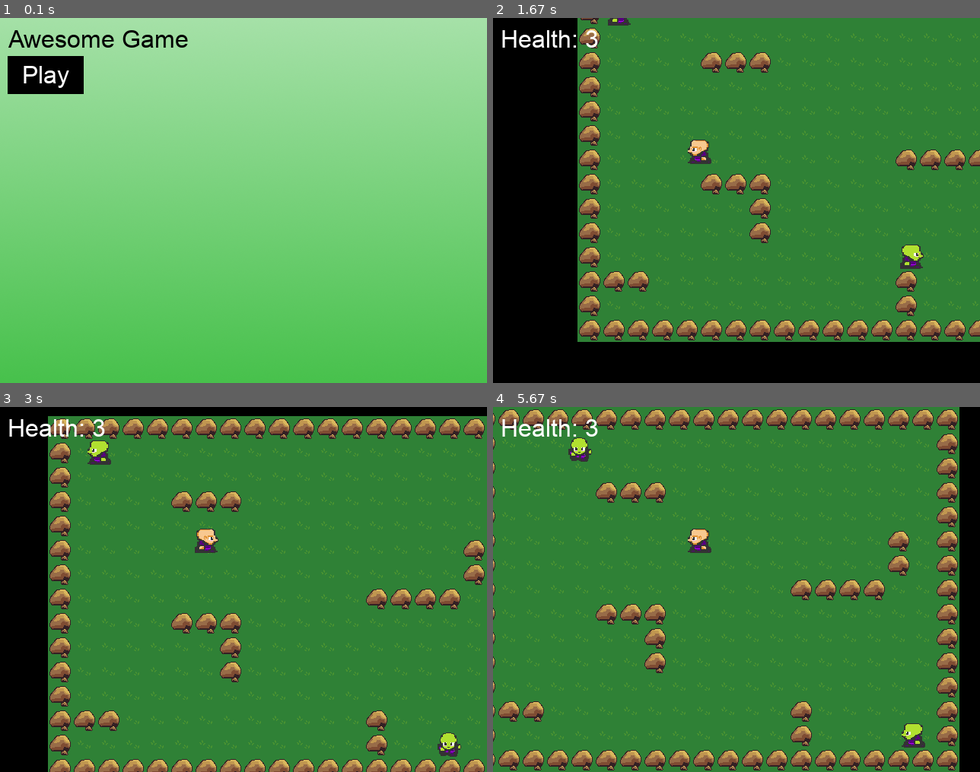
Above: before the commit, frames 1-4 (two rows, left to right).
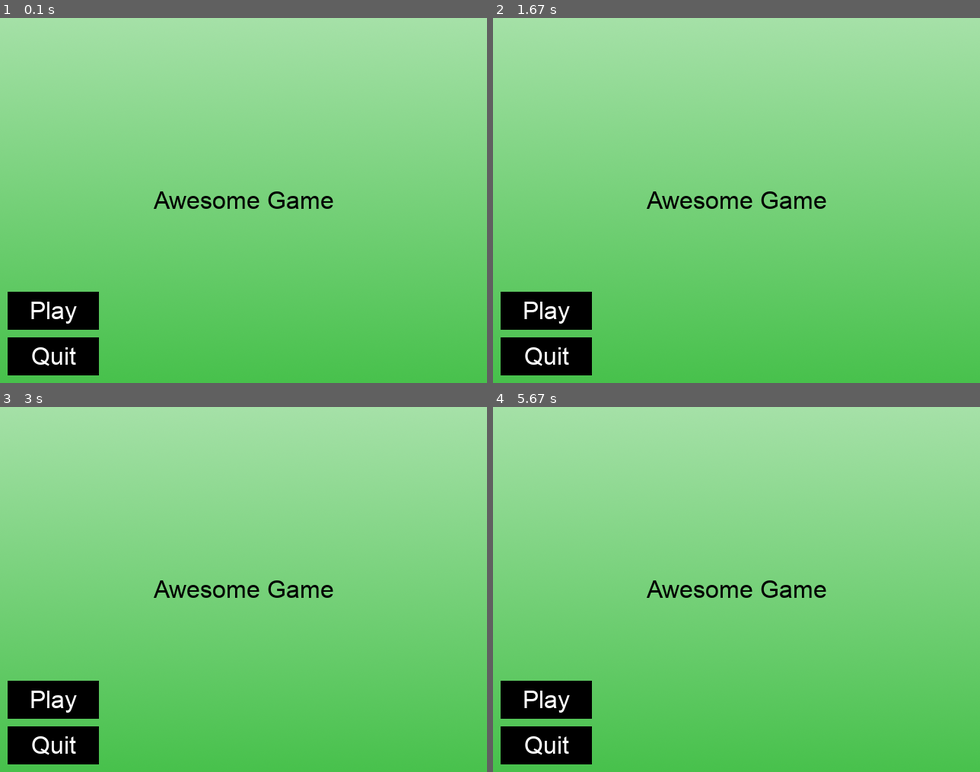
Above: after the commit, the same moments.

Repository: slavetodamachine/PygameRPG
Game: pygame game, started from main.py
Two runs of this game, one before a commit and one after it. Both use one fixed random seed, a clock stepped at 60 frames per second and the inputs below.
Inputs (mouse positions are in pixels of both pictures, inside the frame that each line leads up to):
- Up to frame 1 (0.1 s): no input
- Up to frame 2 (1.67 s): press the mouse at (536, 76) at 0.37 s; move the mouse to (634, 156) at 0.47 s; release the mouse at (731, 240) at 0.6 s; hold Left 0.67-1.2 s; move the mouse to (634, 61) at 0.7 s; hold Down 1.23-1.53 s; hold Left from 1.57 s (still down)
- Up to frame 3 (3 s): release Left at 1.97 s; hold Up 2-2.37 s; hold Right from 2.4 s (still down)
- Up to frame 4 (5.67 s): release Right at 3.03 s; tap Space at 3.07 s; hold Down 3.4-3.77 s; hold Left 3.8-4.27 s; hold Right 4.3-4.77 s; hold Up 4.8-5.1 s; hold Right 5.13-5.6 s; hold Left from 5.63 s (still down)

The runs differ from the first frame. In frame 1, 6.9% of the frame differs, in the area x 1-69%, y 3-98%; in frame 2, 97%; in frame 3, 98%; in frame 4, 100%, in the area x 0-100%, y 0-100%.

Commit message:
Edited y-coordinates of buttons so quit is on bottom; added newline at end of config.py

Diff:
--- a/main.py
+++ b/main.py
@@ -21,7 +21,6 @@
         self.attack_spritesheet = Spritesheet('img/attack.png')
         self.intro_background = pygame.image.load('./img/introbackground.png')
         self.go_background = pygame.image.load('./img/gameover.png')
-        self.gw_backgrond = pygame.Color('blue')
 
     def createTilemap(self):
         # Create the tilemap based on the tilemap data
@@ -109,8 +108,8 @@
         text = self.font.render("You Win!", True, WHITE)
         text_rect = text.get_rect(center=(WIN_WIDTH/2, WIN_HEIGHT/2))
 
-        restart_button = Button(10, WIN_HEIGHT - 60, 120, 50, WHITE, BLACK, 'Restart', 32)
-        quit_button = Button(10, WIN_HEIGHT - 120, 120, 50, WHITE, BLACK, 'Quit', 32)
+        restart_button = Button(10, WIN_HEIGHT - 120, 120, 50, WHITE, BLACK, 'Restart', 32)
+        quit_button = Button(10, WIN_HEIGHT - 60, 120, 50, WHITE, BLACK, 'Quit', 32)
 
         for sprite in self.all_sprites:
             sprite.kill()
@@ -131,7 +130,7 @@
             if quit_button.is_pressed(mouse_pos, mouse_pressed):
                 self.running = False
 
-            self.screen.fill(BLUE)
+            self.screen.fill((0, 0, 255))  # Fill the screen with BLUE
             self.screen.blit(text, text_rect)
             self.screen.blit(restart_button.image, restart_button.rect)
             self.screen.blit(quit_button.image, quit_button.rect)
@@ -143,8 +142,8 @@
         text = self.font.render('Game Over', True, WHITE)
         text_rect = text.get_rect(center=(WIN_WIDTH/2, WIN_HEIGHT/2))
 
-        restart_button = Button(10, WIN_HEIGHT - 60, 120, 50, WHITE, BLACK, 'Restart', 32)
-        quit_button = Button(10, WIN_HEIGHT - 120, 120, 50, WHITE, BLACK, 'Quit', 32)
+        restart_button = Button(10, WIN_HEIGHT - 120, 120, 50, WHITE, BLACK, 'Restart', 32)
+        quit_button = Button(10, WIN_HEIGHT - 60, 120, 50, WHITE, BLACK, 'Quit', 32)
 
         for sprite in self.all_sprites:
             sprite.kill()
@@ -177,9 +176,10 @@
         intro = True
 
         title = self.font.render('Awesome Game', True, BLACK)
-        title_rect = title.get_rect(x=10, y=10)
-
-        play_button = Button(10, 50, 100, 50, WHITE, BLACK, 'Play', 32)
+        title_rect = title.get_rect(center=(WIN_WIDTH/2, WIN_HEIGHT/2))
+
+        play_button = Button(10, WIN_HEIGHT - 120, 120, 50, WHITE, BLACK, 'Play', 32)
+        quit_button = Button(10, WIN_HEIGHT - 60, 120, 50, WHITE, BLACK, 'Quit', 32)
 
         while intro:
             for event in pygame.event.get():
@@ -191,12 +191,18 @@
             mouse_pos = pygame.mouse.get_pos()
             mouse_pressed = pygame.mouse.get_pressed()
 
+            # PLAY THE GAME!!!
             if play_button.is_pressed(mouse_pos, mouse_pressed):
                 intro = False
+
+            # CLOSE THE GAME!!!
+            if quit_button.is_pressed(mouse_pos, mouse_pressed):
+                self.running = False
 
             self.screen.blit(self.intro_background, (0, 0))
             self.screen.blit(title, title_rect)
             self.screen.blit(play_button.image, play_button.rect)
+            self.screen.blit(quit_button.image, quit_button.rect)
             self.clock.tick(FPS)
             pygame.display.update()
 
@@ -205,6 +211,7 @@
 g = Game()
 g.intro_screen()
 g.new()
+
 while g.running:
     g.main()
     g.check_win_condition()
